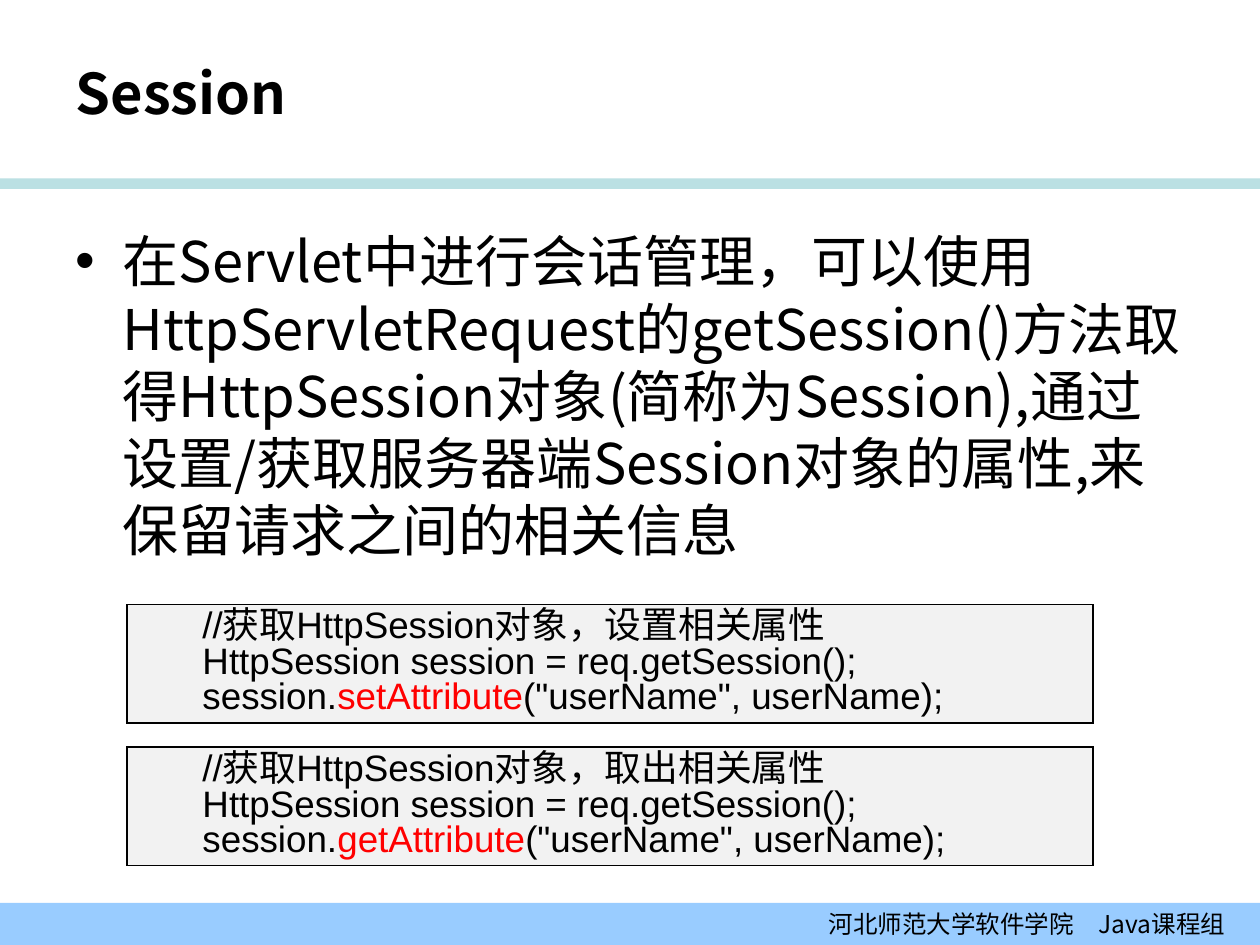
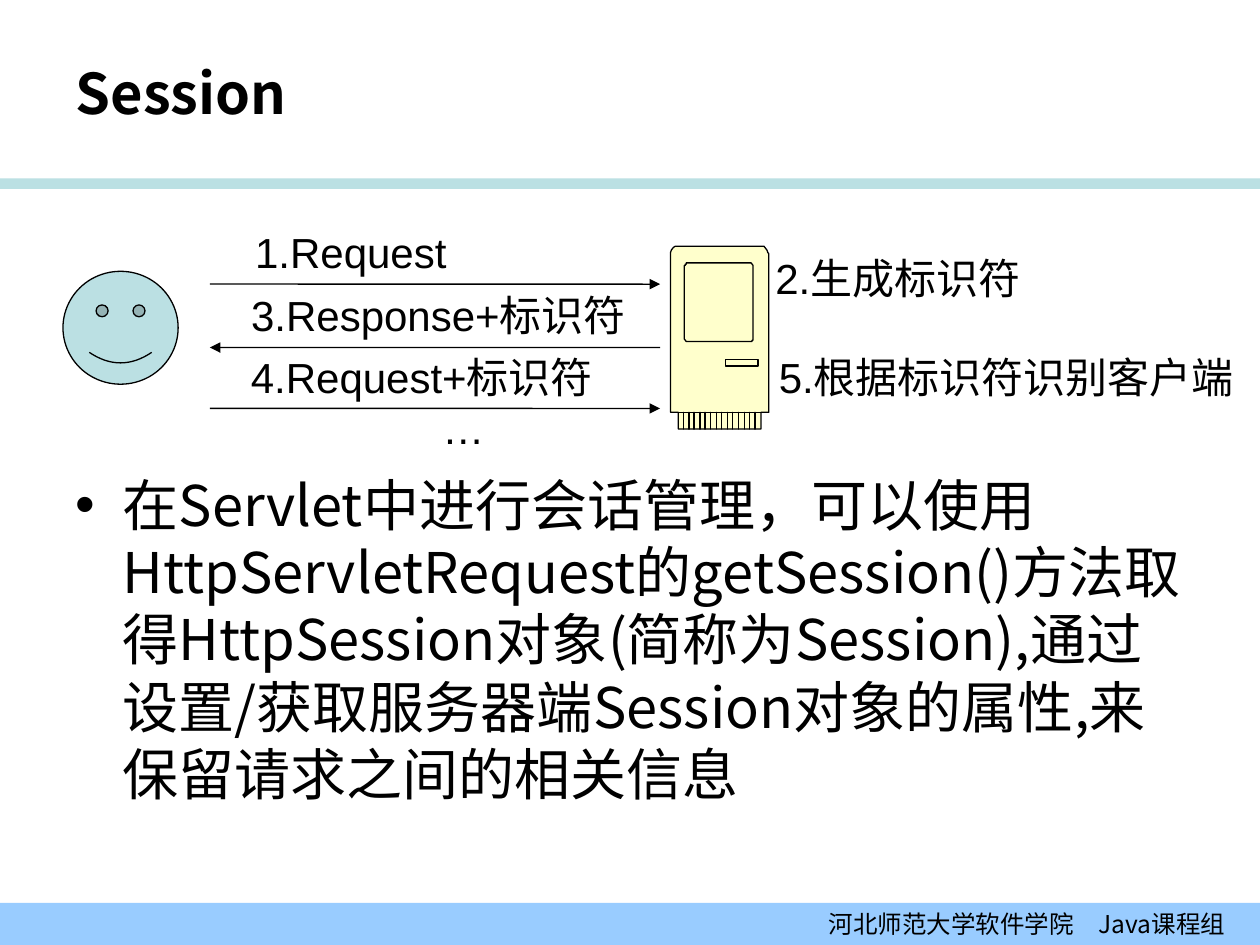
Before and after one commit to edu2act/course-JavaEE, a slide deck: slide 19 of ppt/ch04.ppt. Drawn at 1260x945 pixels with LibreOffice and Linux fonts; fonts in the diff are those of the drawing; background and template pictures are left out. Boxes give left, top, right and bottom in pixels: in the first picture for what was removed or moved away, otherwise in the second. Text is boxed around its words. In the diff, an @@ line names an element or a change of style, - is before the commit and + after.

```diff
--- a/ppt/ch04.ppt
+++ b/ppt/ch04.ppt
@@ text "在Servlet中进行会话管理，可以使用HttpServletRequest的getSession()方法取得HttpS ...": place and size @@
-text "在Servlet中进行会话管理，可以使用HttpServletRequest的getSession()方法取得HttpS ..." at (123, 235, 1181, 556)
+text "在Servlet中进行会话管理，可以使用HttpServletRequest的getSession()方法取得HttpS ..." at (123, 479, 1181, 800)
@@ group added at (63, 239, 1234, 459): 6 texts, 3 arrows, 1 smiley face, 1 freeform shape @@
+1.Request
+2.生成标识符
+3.Response+标识符
+4.Request+标识符
+5.根据标识符识别客户端
+…
@@ rectangle removed at (127, 605, 1094, 723) @@
-  //获取HttpSession对象，设置相关属性
-  HttpSession session = req.getSession();
-  session.setAttribute("userName", userName);
@@ rectangle removed at (127, 747, 1094, 866) @@
-  //获取HttpSession对象，取出相关属性
-  HttpSession session = req.getSession();
-  session.getAttribute("userName", userName);
```
Also in this commit, not shown: 4 other slides changed.
